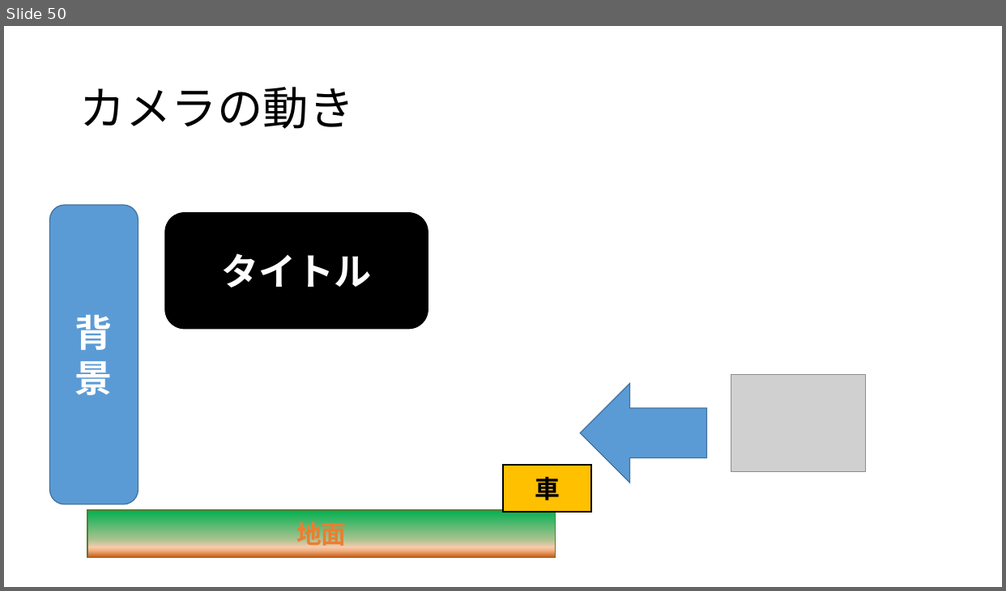
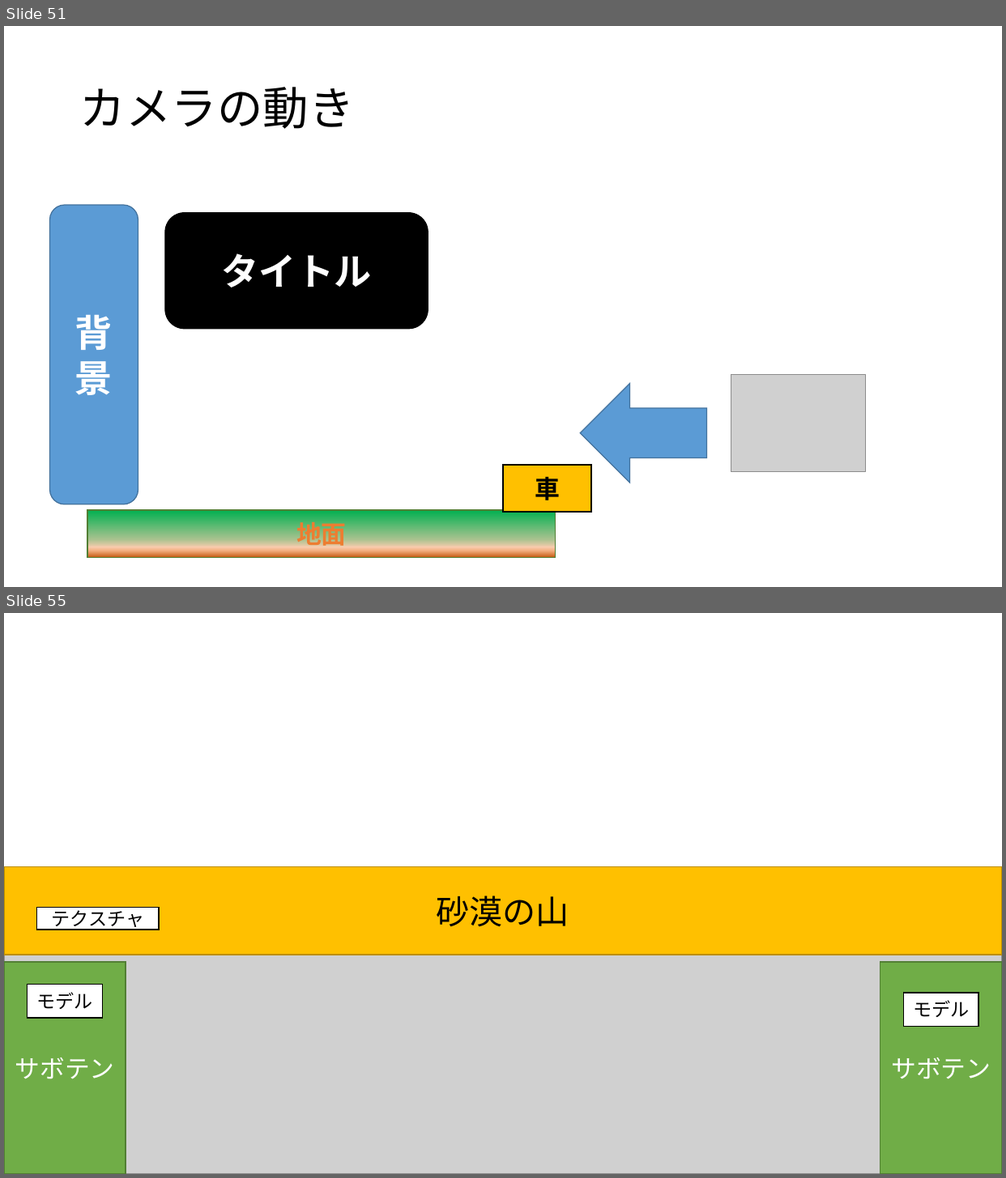
Before and after one commit to MizukiKato0416/sotsugyou_time_kato, a slide deck: 卒業制作_大元タイトル構成.pptx. Shown one above the other, each under a label of ours: slide 50 before the commit, slides 51 and 55 after it; the slides between them are not shown. The pictures are 1006x591 and 1006x1178 pixels, drawn with LibreOffice and Linux fonts; fonts in the diff are those of the drawing; grey boxes stand for pictures; background and template pictures are left out. Boxes give left, top, right and bottom in pixels: in the first picture for what was removed or moved away, otherwise in the second. Text is boxed around its words. In the diff, an @@ line names an element or a change of style, - is before the commit and + after.

```diff
--- a/卒業制作_大元タイトル構成.pptx
+++ b/卒業制作_大元タイトル構成.pptx
@@ slide 55 added at (4,613,1002,1174), background picture (left out) @@
@@ rectangle added at (4,867,1002,954), fill #FFC000, outline #BD8E00 1 pt, 32 pt, text #000000 @@
+砂漠の山
@@ rectangle added at (37,907,158,930), fill #FFFFFF, outline #000000 1 pt, 18 pt, text #000000 @@
+テクスチャ
@@ picture added at (4,955,1002,1174) @@
@@ rectangle added at (4,962,126,1174), fill #70AD47, outline #538035 1 pt, 24 pt, text #FFFFFF @@
+サボテン
@@ rectangle added at (880,962,1002,1174), fill #70AD47, outline #538035 1 pt, 24 pt, text #FFFFFF @@
+サボテン
@@ rectangle added at (27,985,102,1019), fill #FFFFFF, outline #000000 1 pt, 18 pt, text #000000 @@
+モデル
@@ rectangle added at (904,994,978,1027), fill #FFFFFF, outline #000000 1 pt, 18 pt, text #000000 @@
+モデル
@@ what was slide 50 is now slide 51 @@
```
Also in this commit, not shown: 1 slide changed, 2 other slides added, 1 other file.
